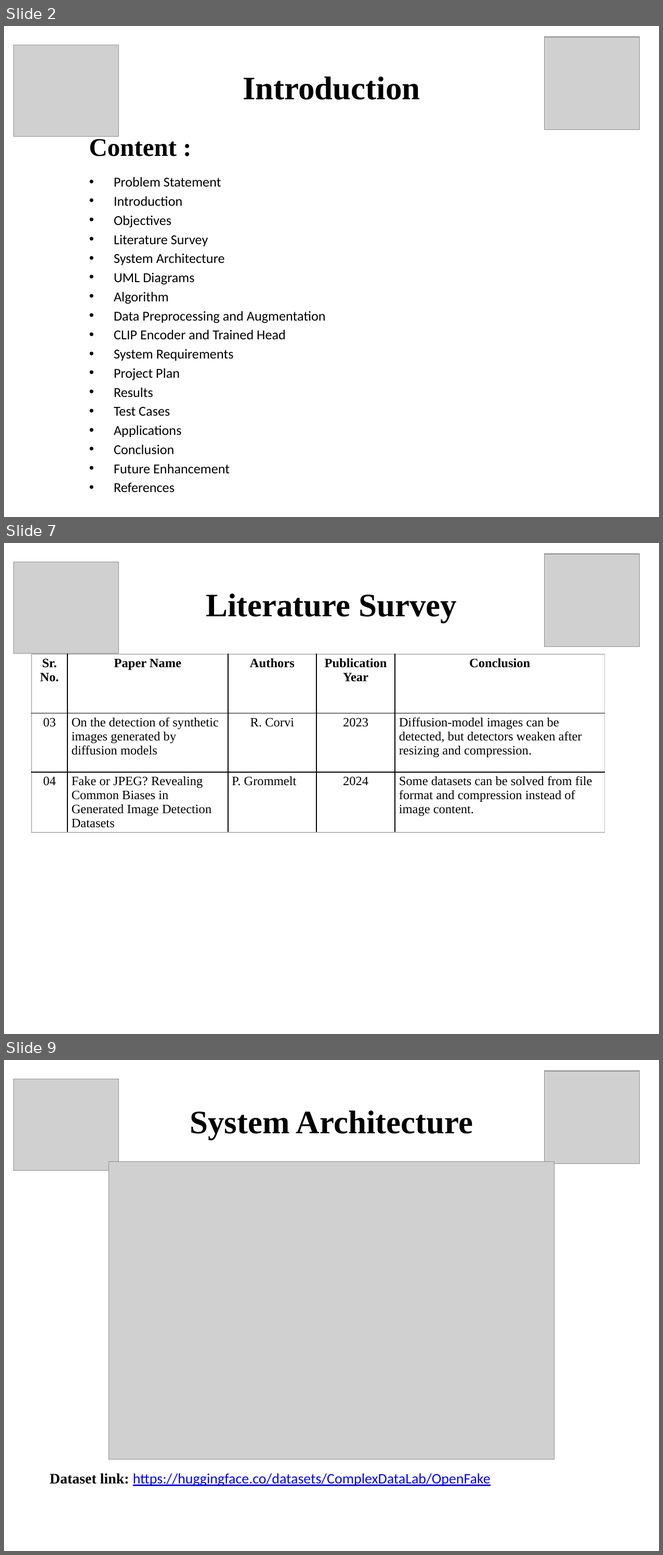
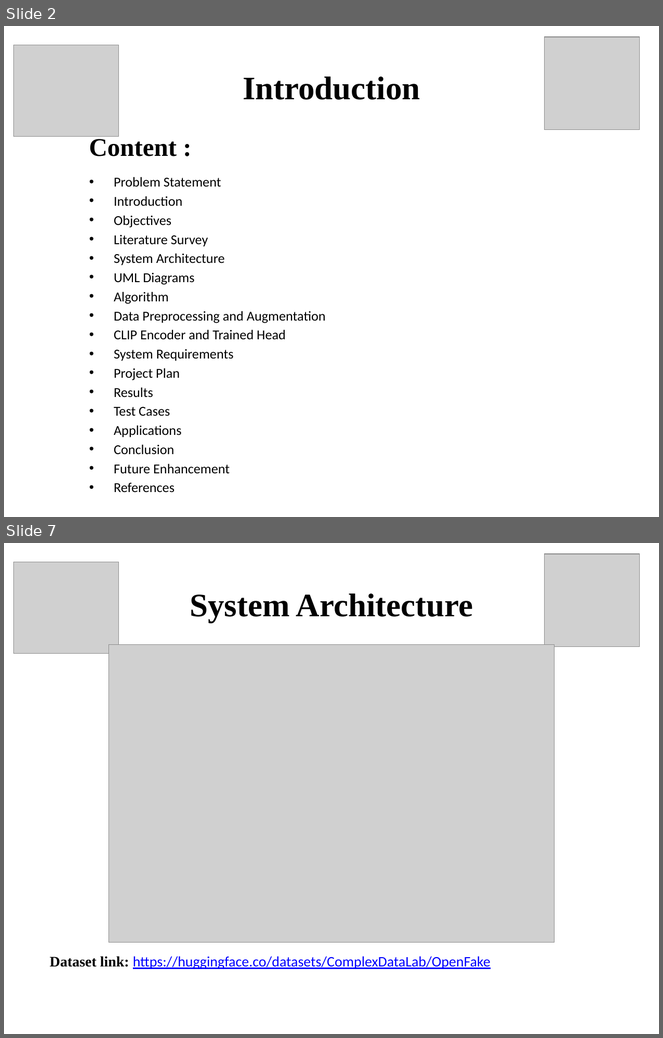
Before and after one commit to PawanBhandari03/DeepFake-Detection-Using-CrossGeneratorGeneralization, a slide deck: paper/reports/presentation/Final_Project_Presentation.pptx. Shown one above the other, each under a label of ours: slides 2, 7 and 9 before the commit, slides 2 and 7 after it; the slides between them are not shown. The pictures are 663x1555 and 663x1038 pixels, drawn with LibreOffice and Linux fonts; fonts in the diff are those of the drawing; grey boxes stand for pictures. Boxes give left, top, right and bottom in pixels: in the first picture for what was removed or moved away, otherwise in the second. Text is boxed around its words. In the diff, an @@ line names an element or a change of style, - is before the commit and + after.

```diff
--- a/paper/reports/presentation/Final_Project_Presentation.pptx
+++ b/paper/reports/presentation/Final_Project_Presentation.pptx
@@ slide 7 removed at box(4, 543, 659, 1034), background #FFFFFF @@
@@ picture removed at box(545, 554, 640, 647) @@
@@ picture removed at box(14, 562, 118, 654) @@
@@ title removed at box(206, 593, 457, 623) @@
-Literature Survey
@@ table removed at box(32, 654, 605, 831), 3 rows, 5 columns @@
-Sr. No. | Paper Name | Authors | Publication Year | Conclusion
-03 | On the detection of synthetic images generated by diffusion models | R. Corvi | 2023 | Diffusion-model images can be detected, but detectors weaken after resizing and compression.
-04 | Fake or JPEG? Revealing Common Biases in Generated Image Detection Datasets | P. Grommelt | 2024 | Some datasets can be solved from file format and compression instead of image content.
@@ what was slide 9 is now slide 7 @@
```
Also in this commit, not shown: 18 slides changed, 1 other slide removed, 3 other files.
